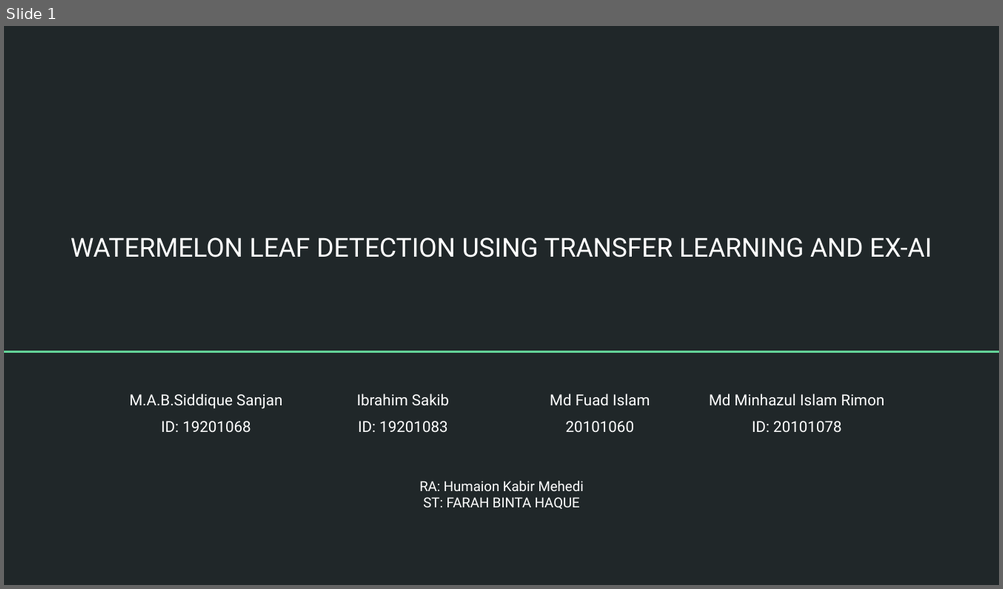
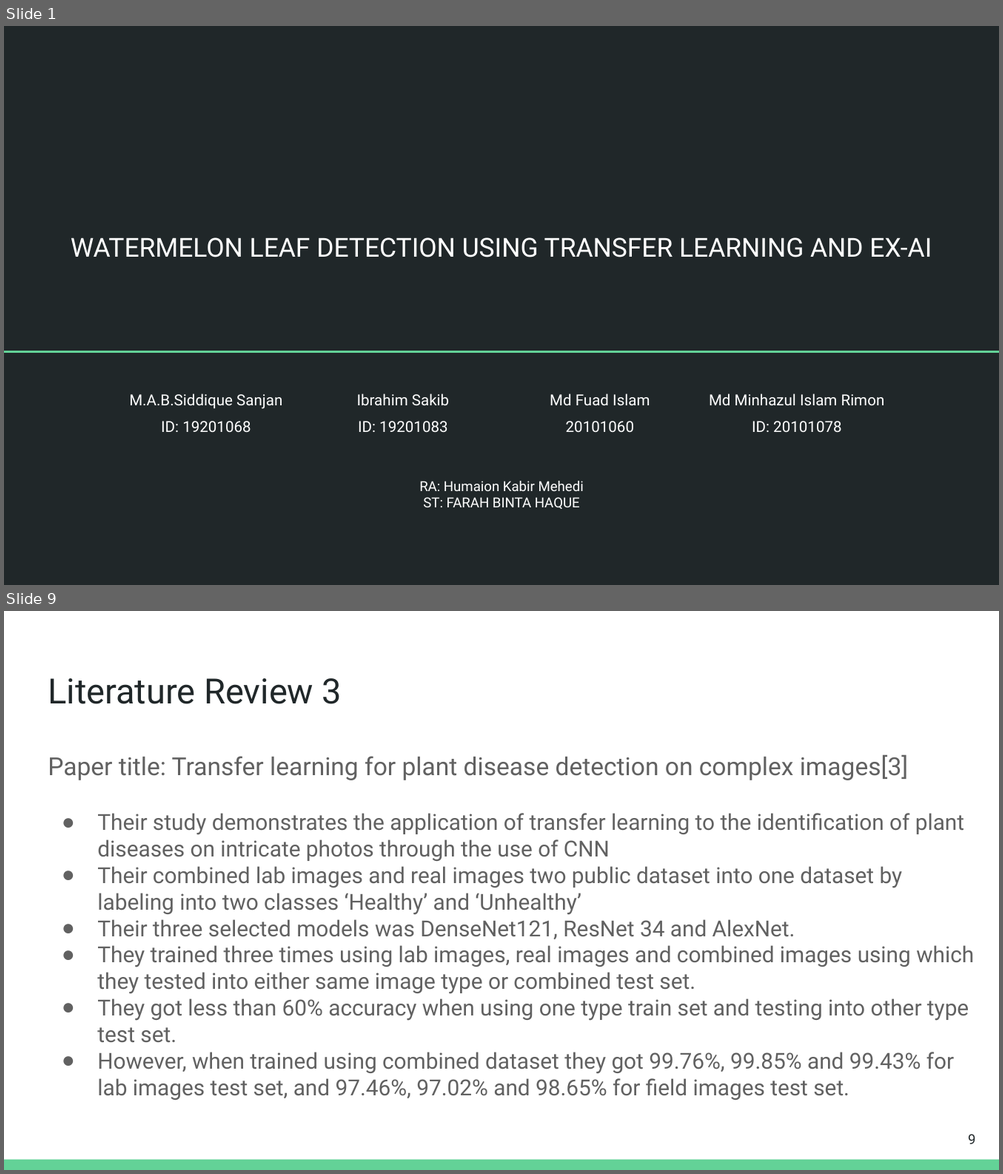
Before and after one commit to mdFuadIslam/cse438, a slide deck: Submission4/Slide.pptx. Shown one above the other, each under a label of ours: slide 1 before the commit, slides 1 and 9 after it; the slides between them are not shown. The pictures are 1003x589 and 1003x1174 pixels, drawn with LibreOffice and Linux fonts; fonts in the diff are those of the drawing. Boxes give left, top, right and bottom in pixels: in the first picture for what was removed or moved away, otherwise in the second. Text is boxed around its words. In the diff, an @@ line names an element or a change of style, - is before the commit and + after.

```diff
--- a/Submission4/Slide.pptx
+++ b/Submission4/Slide.pptx
@@ slide 9 added at box(4, 611, 999, 1170), background #FFFFFF @@
@@ title added at box(48, 678, 341, 704), 25.2 pt, text #202729 @@
+Literature Review 3
@@ text added at box(48, 755, 908, 780), 18 pt, text #616161 @@
+Paper title: Transfer learning for plant disease detection on complex images[3]
@@ text added at box(97, 813, 973, 1100), 16 pt, text #616161 @@
+● Their study demonstrates the application of transfer learning to the identification of plant diseases on intricate photos through the use of CNN
+● Their combined lab images and real images two public dataset into one dataset by labeling into two classes ‘Healthy’ and ‘Unhealthy’
+● Their three selected models was DenseNet121, ResNet 34 and AlexNet.
+● They trained three times using lab images, real images and combined images using which they tested into either same image type or combined test set.
+● They got less than 60% accuracy when using one type train set and testing into other type test set.
+● However, when trained using combined dataset they got 99.76%, 99.85% and 99.43% for lab images test set, and 97.46%, 97.02% and 98.65% for field images test set.
@@ page number added at box(967, 1134, 975, 1145), 10 pt, text #202729 @@
+9
@@ rectangle added at box(4, 1160, 999, 1170), fill #63D297 @@
```
Also in this commit, not shown: 4 slides changed, 9 other slides added, 2 slides removed, 4 other files.
